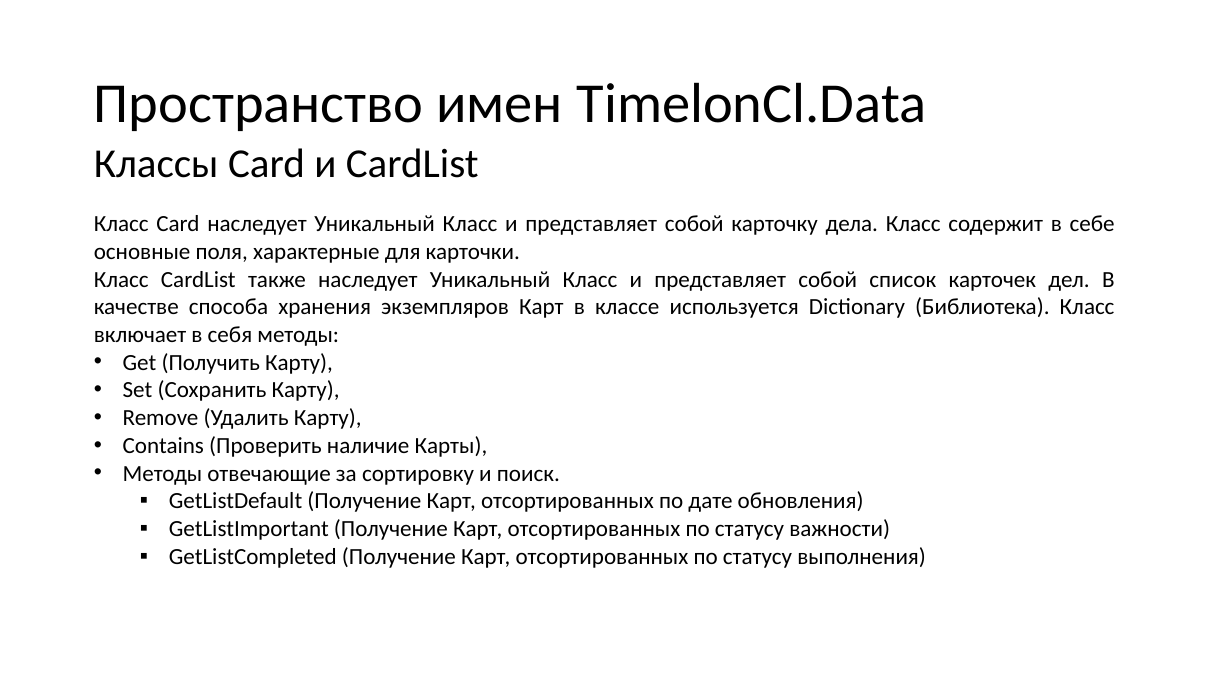
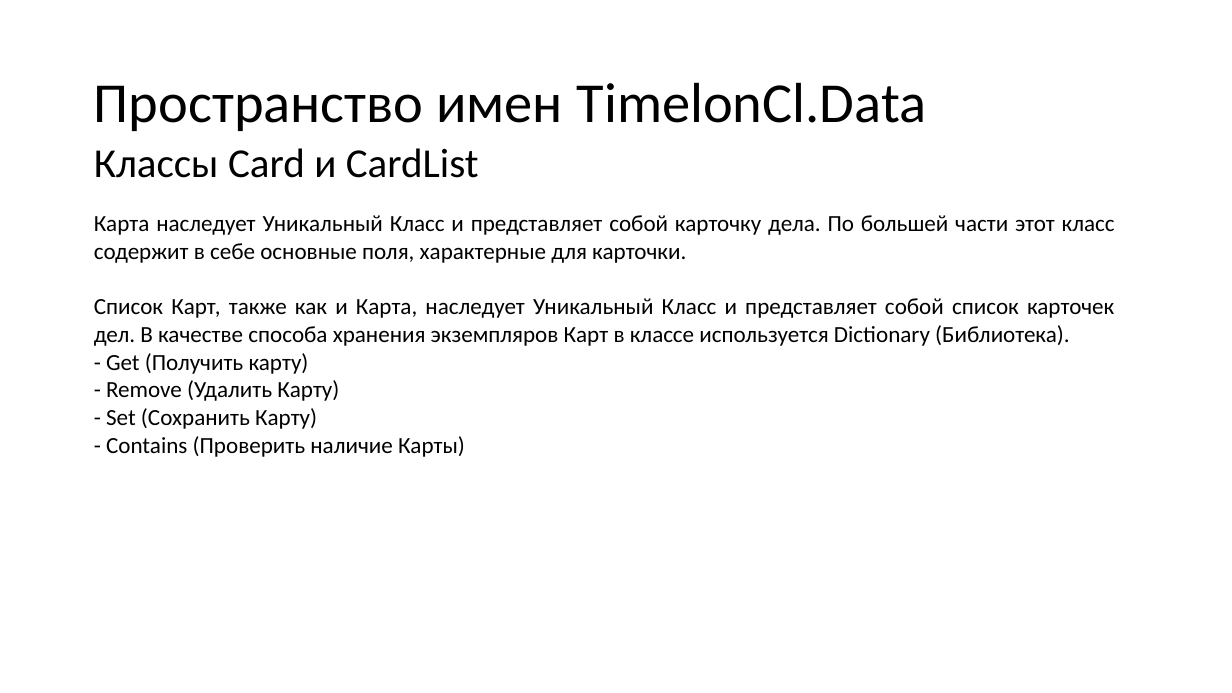
Before and after one commit to N0tilT/Timelon, a slide deck: slide 19 of docs/Timelon.pptx. Drawn at 1232x693 pixels with LibreOffice and Linux fonts; fonts in the diff are those of the drawing. Boxes give left, top, right and bottom in pixels: in the first picture for what was removed or moved away, otherwise in the second. Text is boxed around its words. In the diff, an @@ line names an element or a change of style, - is before the commit and + after.

Commit message:
пр1

```diff
--- a/docs/Timelon.pptx
+++ b/docs/Timelon.pptx
@@ text at bbox=[94, 215, 1115, 457]: text changed @@
-Класс Card наследует Уникальный Класс и представляет собой карточку дела. Класс содержит в себе основные поля, характерные для карточки.
-Класс CardList также наследует Уникальный Класс и представляет собой список карточек дел. В качестве способа хранения экземпляров Карт в классе используется Dictionary (Библиотека). Класс включает в себя методы:
-• Get (Получить Карту),
-• Set (Сохранить Карту),
-• Remove (Удалить Карту),
-• Contains (Проверить наличие Карты),
-• Методы отвечающие за сортировку и поиск.
-  ▪ GetListDefault (Получение Карт, отсортированных по дате обновления)
-  ▪ GetListImportant (Получение Карт, отсортированных по статусу важности)
-  ▪ GetListCompleted (Получение Карт, отсортированных по статусу выполнения)
+Карта наследует Уникальный Класс и представляет собой карточку дела. По большей части этот класс содержит в себе основные поля, характерные для карточки.
+Список Карт, также как и Карта, наследует Уникальный Класс и представляет собой список карточек дел. В качестве способа хранения экземпляров Карт в классе используется Dictionary (Библиотека).
+- Get (Получить карту)
+- Remove (Удалить Карту)
+- Set (Сохранить Карту)
+- Contains (Проверить наличие Карты)
```
Also in this commit, not shown: 2 other slides changed, 2 slides added, 1 slide removed.
